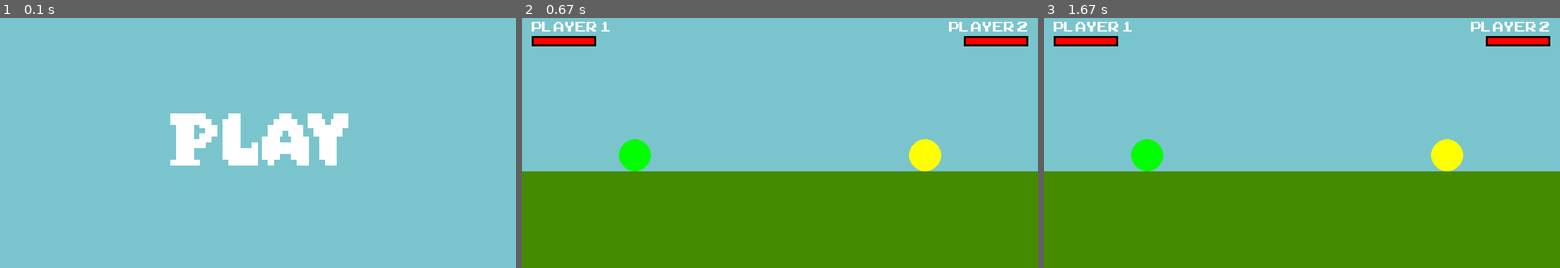
Above: before the commit, frames 1-3 (left to right).
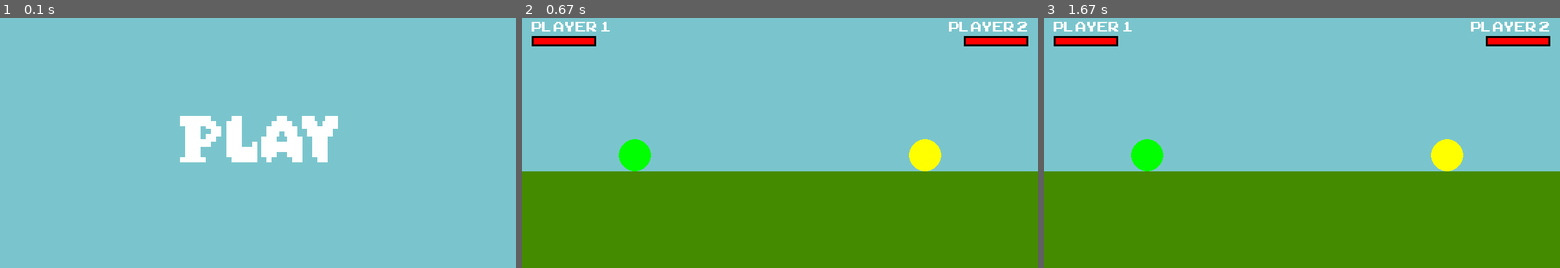
Above: after the commit, the same moments.

Repository: ShivanshPlays1/Random-Pygame-Project-lol
Game: pygame game, started from game.py
Same seed, same stepped clock (60 frames per second), same inputs: the game is played once before the commit and once after it.
Inputs:
- Up to frame 1 (0.1 s): no input
- Up to frame 2 (0.67 s): click "Play" at 0.38 s
- Up to frame 3 (1.67 s): tap A at 0.67, 1.33 s; tap D at 1 s

The runs differ from the first frame. In frame 1, 2.3% of the frame differs, in the area x 33-68%, y 38-60%; in frame 2, nothing differs; in frame 3, nothing differs.

Commit message:
added border(for future hovering animation), made play font smaller

Diff:
--- a/game.py
+++ b/game.py
@@ -5,7 +5,7 @@
 screen = pygame.display.set_mode((800, 400))
 clock = pygame.time.Clock()
 font = pygame.font.Font("SuperPixel-m2L8j.ttf", 90)
-font3 = pygame.font.Font("SuperPixel-m2L8j.ttf", 20)
+font3 = pygame.font.Font("SuperPixel-m2L8j.ttf", 80)
 font2 = pygame.font.Font("ARCADECLASSIC.TTF", 30)
 class ball:
     def __init__(self, x: int, y: int, l: int, hp: 100, max_hp: 100):
@@ -58,7 +58,7 @@
 ball2name = font2.render("Player 1", False, "White")
 ball2namerect = ball1name.get_rect(topleft = (15, 10))
 
-Play = font.render('Play', False, 'White')
+Play = font3.render('Play', False, 'White')
 Play_rect = Play.get_rect(center = (400, 200))
 
 
@@ -91,6 +91,7 @@
         in_game = False
     if home:
         screen.fill('cadetblue3')
+        play_border = pygame.draw.rect(screen, "cadetblue3", Play_rect)
         screen.blit(Play, Play_rect)
     if in_game:
         # keys
